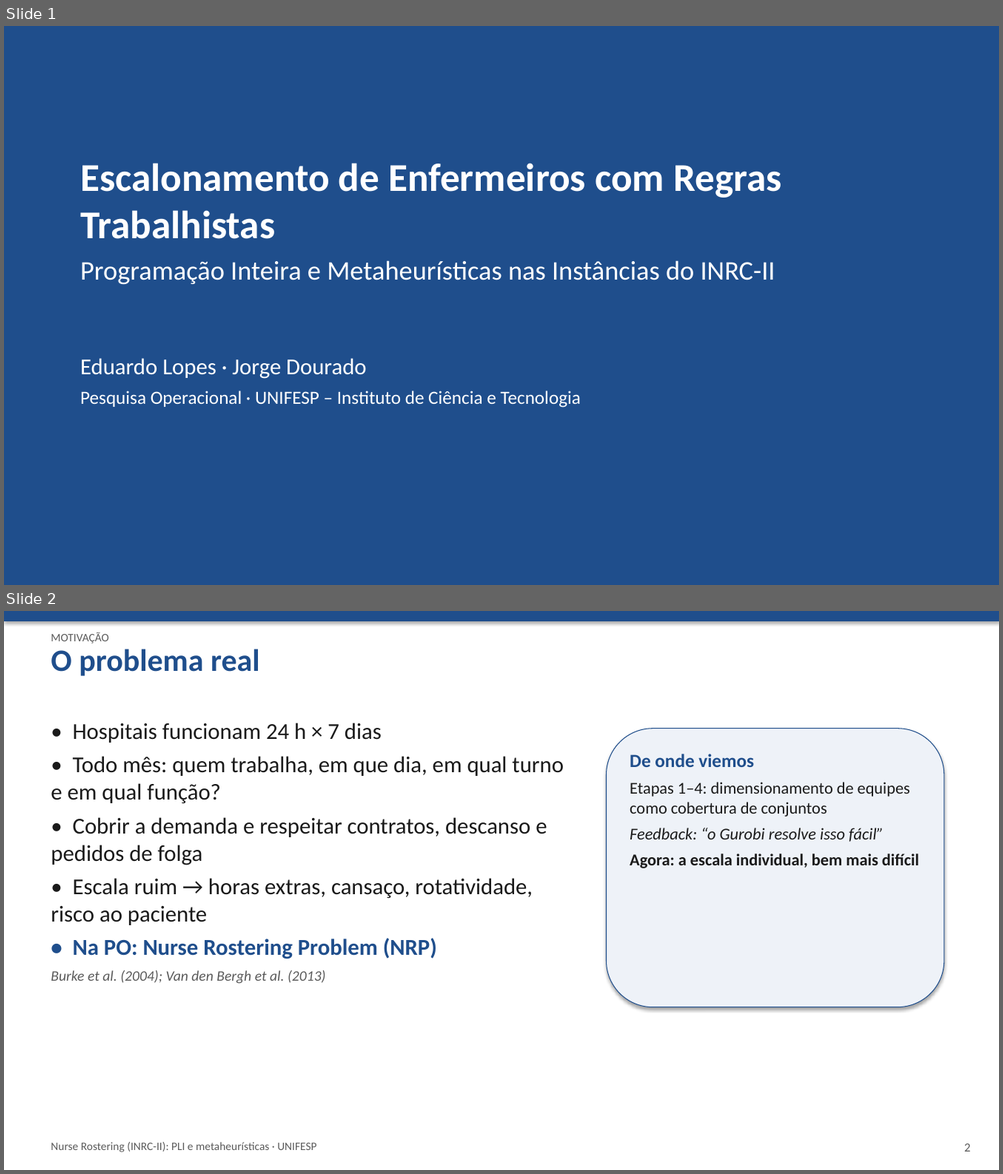
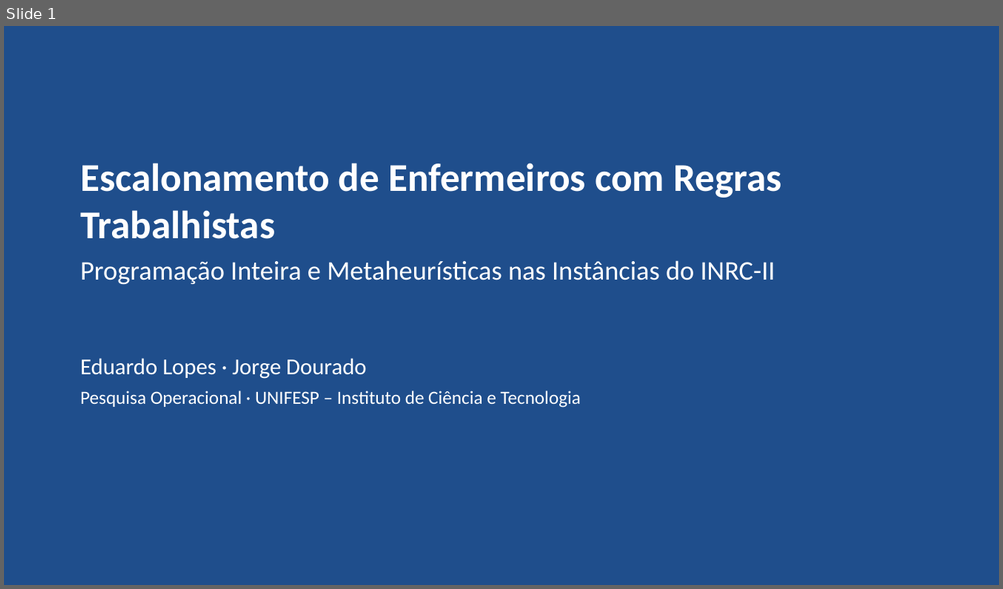
Before and after one commit to crazen/projetopo, a slide deck: entregas/etapa7_apresentacao.pptx. Shown one above the other, each under a label of ours: slides 1 and 2 before the commit, slide 1 after it. The pictures are 1003x1174 and 1003x589 pixels, drawn with LibreOffice and Linux fonts; fonts in the diff are those of the drawing. Boxes give left, top, right and bottom in pixels: in the first picture for what was removed or moved away, otherwise in the second. Text is boxed around its words. In the diff, an @@ line names an element or a change of style, - is before the commit and + after.

```diff
--- a/entregas/etapa7_apresentacao.pptx
+++ b/entregas/etapa7_apresentacao.pptx
@@ slide 2 removed at (4,611,999,1170), background #FFFFFF @@
@@ rectangle removed at (4,611,999,621) @@
@@ text removed at (51,632,108,644) @@
-MOTIVAÇÃO
@@ text removed at (51,649,260,676) @@
-O problema real
@@ text removed at (51,723,563,984) @@
-• Hospitais funcionam 24 h × 7 dias
-• Todo mês: quem trabalha, em que dia, em qual turno e em qual função?
-• Cobrir a demanda e respeitar contratos, descanso e pedidos de folga
-• Escala ruim → horas extras, cansaço, rotatividade, risco ao paciente
-• Na PO: Nurse Rostering Problem (NRP)
-Burke et al. (2004); Van den Bergh et al. (2013)
@@ rounded rectangle removed at (606,728,944,1007) @@
@@ text removed at (629,754,919,869) @@
-De onde viemos
-Etapas 1–4: dimensionamento de equipes como cobertura de conjuntos
-Feedback: “o Gurobi resolve isso fácil”
-Agora: a escala individual, bem mais difícil
@@ text removed at (51,1142,316,1153) @@
-Nurse Rostering (INRC-II): PLI e metaheurísticas · UNIFESP
@@ text removed at (964,1144,970,1152) @@
-2
```
Also in this commit, not shown: 10 slides changed, 2 slides added, 2 other slides removed, 14 other files.
